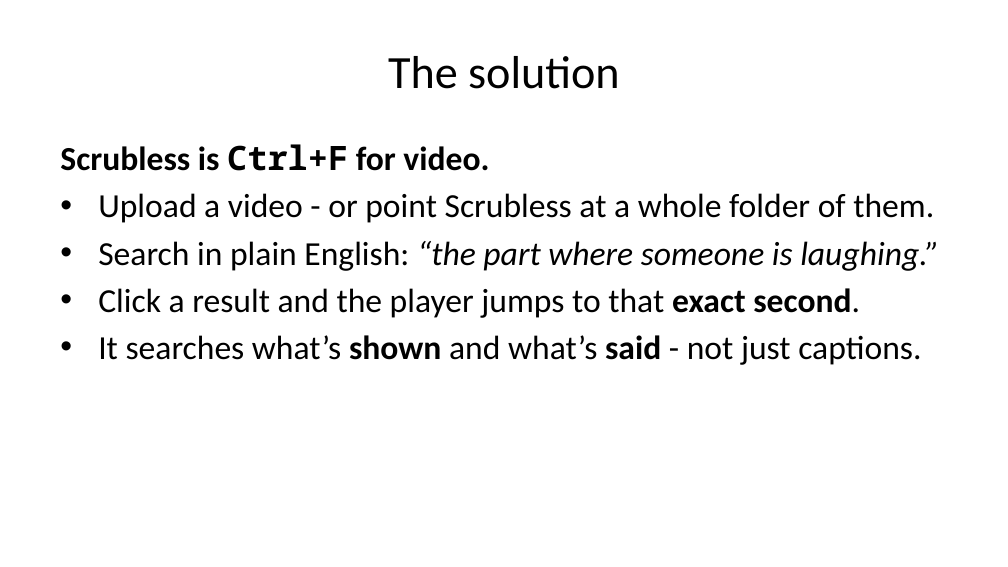
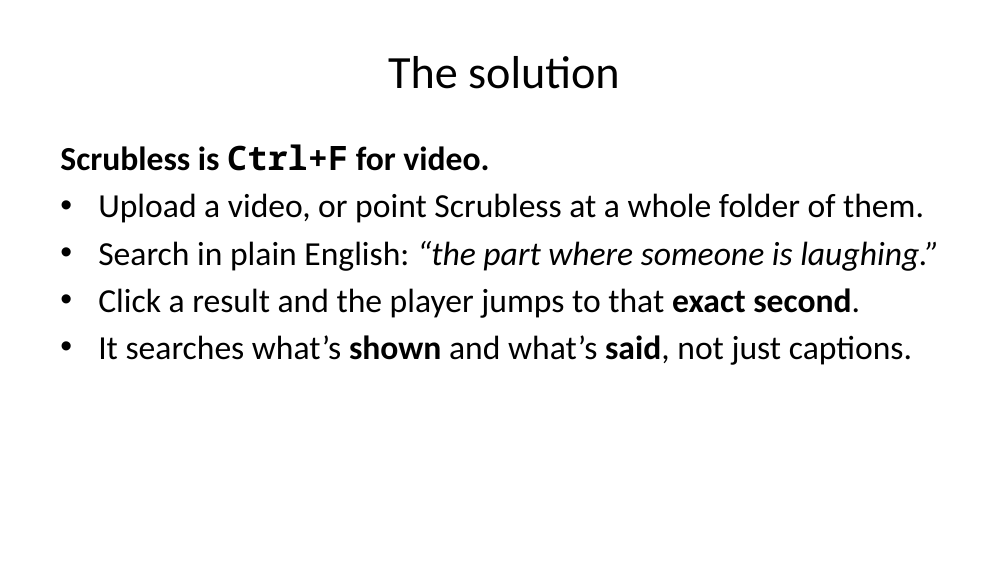
Before and after one commit to ernest-opara/scrubless, a slide deck: slide 3 of docs/PITCH-editable.pptx. Drawn at 1008x567 pixels with LibreOffice and Linux fonts; fonts in the diff are those of the drawing. Boxes give left, top, right and bottom in pixels: in the first picture for what was removed or moved away, otherwise in the second. Text is boxed around its words. In the diff, an @@ line names an element or a change of style, - is before the commit and + after.

```diff
--- a/docs/PITCH-editable.pptx
+++ b/docs/PITCH-editable.pptx
@@ text at [98, 193, 924, 223]: text changed @@
-• Upload a video - or point Scrubless at a whole folder of them.
+• Upload a video, or point Scrubless at a whole folder of them.
@@ text at [98, 335, 912, 365]: text changed @@
-• It searches what’s shown and what’s said - not just captions.
+• It searches what’s shown and what’s said, not just captions.
```
Also in this commit, not shown: 11 other slides changed, 12 other files.
